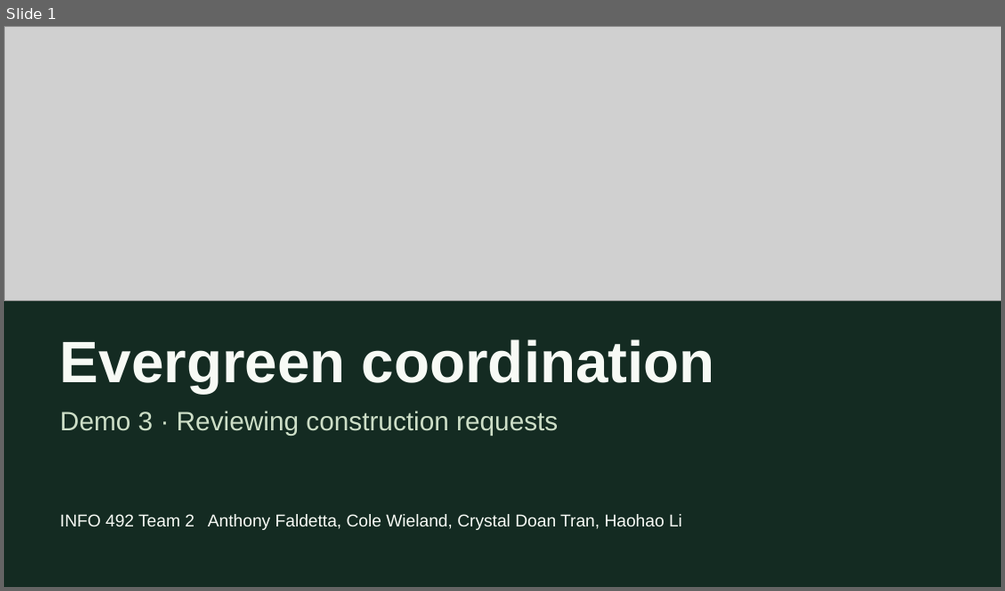
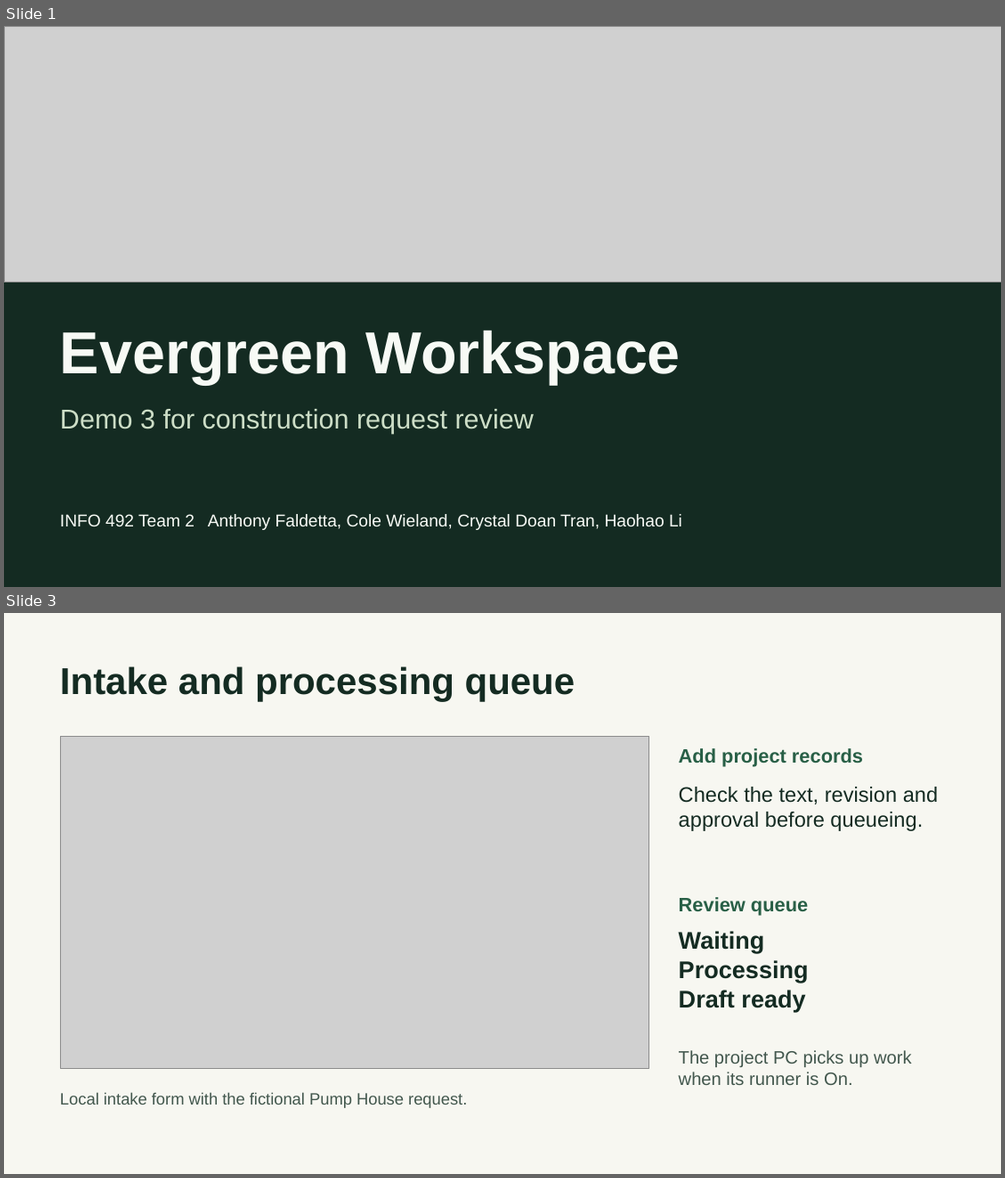
Before and after one commit to AnthonyFald/capstone-grp2, a slide deck: documents/demo-3/Demo 3 Presentation.pptx. Shown one above the other, each under a label of ours: slide 1 before the commit, slides 1 and 3 after it; the slides between them are not shown. The pictures are 1005x591 and 1005x1178 pixels, drawn with LibreOffice and Linux fonts; fonts in the diff are those of the drawing; grey boxes stand for pictures. Boxes give left, top, right and bottom in pixels: in the first picture for what was removed or moved away, otherwise in the second. Text is boxed around its words. In the diff, an @@ line names an element or a change of style, - is before the commit and + after.

Commit message:
Link live Evergreen accounts and revise Demo 3 presentation
Point the project homepage and legacy workspace landing at the verified Capstone Free sign-in. Show the signed-in intake and review workflow with actual local captures.

```diff
--- a/documents/demo-3/Demo 3 Presentation.pptx
+++ b/documents/demo-3/Demo 3 Presentation.pptx
@@ slide 3 added at (4,613,1001,1174), background #F7F7F1 @@
@@ text added at (60,666,575,702), 36 pt, text #142B22, bold @@
+Intake and processing queue
@@ picture added at (60,737,649,1068) @@
@@ text added at (679,748,863,767), 18.8 pt, text #285F46, bold @@
+Add project records
@@ text added at (679,787,938,831), 20.2 pt, text #142B22 @@
+Check the text, revision and approval before queueing.
@@ text added at (679,897,808,915), 18.8 pt, text #285F46, bold @@
+Review queue
@@ text added at (679,931,809,1012), 23.2 pt, text #142B22, bold @@
+Waiting
+Processing
+Draft ready
@@ text added at (679,1050,912,1085), 17.2 pt, text #42574D @@
+The project PC picks up work when its runner is On.
@@ text added at (60,1092,467,1108), 15.8 pt, text #42574D @@
+Local intake form with the fictional Pump House request.
@@ slide 1 changed as well @@
@@ picture: place and size @@
-picture at (4,26,1001,301)
+picture at (4,26,1001,282)
@@ text at (60,329,680,384): text changed; size 56.2 to 57 pt @@
-Evergreen coordination
+Evergreen Workspace
@@ text at (60,409,534,434): text changed; size 25.5 to 26.2 pt @@
-Demo 3 · Reviewing construction requests
+Demo 3 for construction request review
```
Also in this commit, not shown: 5 other slides added, 5 slides removed, 7 other files.
